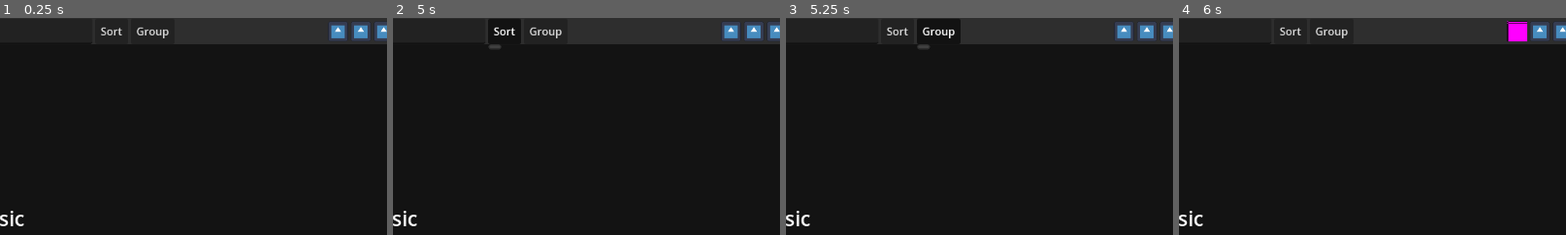
Above: before the commit, frames 1-4 (left to right).
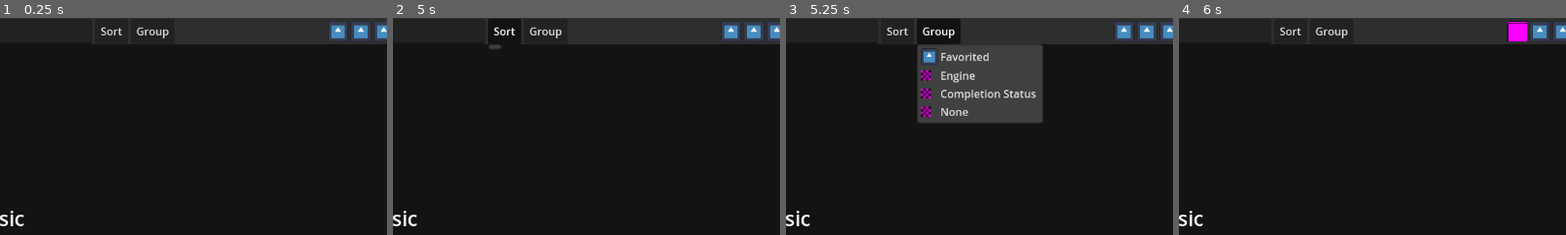
Above: after the commit, the same moments.

Repository: Do0gler/DooglerLauncherV3
Game: Godot game, scene res://scenes/MainScene.tscn
The game is run twice, just before and just after one commit, with the same random seed, the same clock (stepped at 60 frames per second) and the same inputs. The engine's default icon, where the game draws it, is replaced by a stand-in: a white triangle on a blue panel in a dark square.
Inputs (mouse positions are % of the whole screen's width and height, from its top left):
- Up to frame 1 (0.25 s): no input
- Up to frame 2 (5 s): click (39, 3) at 0.52 s; type "12" at 0.6 s; click "Install" at 1.25 s; click (91, 58) at 2 s; click (95, 58) at 2.75 s; click "Doogler Launcher" at 3.5 s; click "Sort" at 4.25 s
- Up to frame 3 (5.25 s): click "Group" at 5 s
- Up to frame 4 (6 s): click (92, 3) at 5.75 s
The pictures show only the part of the screen within x 48-98%, y 0-50%; the shares and areas given below are measured in that part.

Frames 1-2 are identical in both runs. In frame 3, 12% of the frame differs, in the area x 33-67%, y 12-49%; in frame 4, nothing differs.
Error in both runs: Cannot call method 'close' on a null value. (res://scripts/manager.gd:33)

Commit message:
Implement group button functionality

Diff:
--- /dev/null
+++ b/Scripts/UI/group_button.gd
@@ -0,0 +1,40 @@
+extends MenuButton
+
+@export var enabled_icon: Texture2D
+@export var disabled_icon: Texture2D
+
+var menu_popup: PopupMenu
+
+func _ready() -> void:
+	menu_popup = get_popup()
+
+	add_category_option("Favorited", 0)
+	add_category_option("Engine", 1)
+	add_category_option("Completion Status", 2)
+	add_category_option("None", 3)
+
+	set_enabled_icon(0)
+
+	menu_popup.index_pressed.connect(_on_item_selected)
+
+func add_category_option(label: String, id := -1) -> void:
+	menu_popup.add_item(label, id)
+	menu_popup.set_item_icon(id, enabled_icon)
+	menu_popup.set_item_icon_max_width(id, 25)
+
+func _on_item_selected(index: int) -> void:
+	match index:
+		0:
+			GameOrganizer.set_grouping("favorited")
+		1:
+			GameOrganizer.set_grouping("engine")
+		2:
+			GameOrganizer.set_grouping("status")
+		3:
+			GameOrganizer.set_grouping("none")
+	set_enabled_icon(index)
+
+func set_enabled_icon(enabled_id: int) -> void:
+	for i in range(menu_popup.item_count):
+		var icon_texture = enabled_icon if i == enabled_id else disabled_icon
+		menu_popup.set_item_icon(i, icon_texture)
--- /dev/null
+++ b/Scripts/UI/sort_button.gd
@@ -0,0 +1,5 @@
+extends MenuButton
+
+func _ready() -> void:
+	# TODO: Make this work :P
+	var menu = get_popup()
--- a/scenes/MainScene.tscn
+++ b/scenes/MainScene.tscn
@@ -12,12 +12,17 @@
 [ext_resource type="StyleBox" uid="uid://bco1ld8l1h7l8" path="res://Styles/InfoPanel.tres" id="6_4b75m"]
 [ext_resource type="PackedScene" uid="uid://o8e3ooq2lp0l" path="res://Scenes/UIElements/expandable_list.tscn" id="6_6t1o7"]
 [ext_resource type="Script" uid="uid://dak6vi2o7hwpg" path="res://Scripts/ui_manager.gd" id="7_q68mp"]
+[ext_resource type="Script" uid="uid://cqxs7b1vosjd6" path="res://Scripts/UI/sort_button.gd" id="12_5qxwa"]
 [ext_resource type="Script" uid="uid://babjhypi1by21" path="res://Scripts/UI/screenshot_viewer.gd" id="12_xb4mg"]
+[ext_resource type="Script" uid="uid://bo1n7k2kb12fl" path="res://Scripts/UI/group_button.gd" id="13_xc4hf"]
 
 [sub_resource type="StyleBoxFlat" id="StyleBoxFlat_8ju71"]
 bg_color = Color(0.07444572, 0.07444573, 0.07444569, 1)
 
 [sub_resource type="StyleBoxEmpty" id="StyleBoxEmpty_c6dvc"]
+
+[sub_resource type="PlaceholderTexture2D" id="PlaceholderTexture2D_xc4hf"]
+size = Vector2(15, 15)
 
 [sub_resource type="PlaceholderTexture2D" id="PlaceholderTexture2D_echbf"]
 size = Vector2(30, 30)
@@ -376,12 +381,16 @@
 mouse_default_cursor_shape = 2
 text = " Sort "
 flat = false
+script = ExtResource("12_5qxwa")
 
 [node name="GroupButton" type="MenuButton" parent="Titlebar/MarginContainer/LeftAlign"]
 layout_mode = 2
 mouse_default_cursor_shape = 2
 text = " Group "
 flat = false
+script = ExtResource("13_xc4hf")
+enabled_icon = ExtResource("2_q68mp")
+disabled_icon = SubResource("PlaceholderTexture2D_xc4hf")
 
 [node name="RightAlign" type="HBoxContainer" parent="Titlebar/MarginContainer"]
 layout_mode = 2
--- a/scripts/UI/launcher_button.gd
+++ b/scripts/UI/launcher_button.gd
@@ -16,6 +16,7 @@
 
 	menu.add_submenu_node_item("Settings", settings_submenu)
 
+	# Connect signals
 	menu.index_pressed.connect(_on_item_selected)
 	settings_submenu.index_pressed.connect(_on_subitem_selected)
 
Not shown, added: Scripts/UI/group_button.gd.uid
Not shown, added: Scripts/UI/sort_button.gd.uid
Not shown: 1 places in scenes/MainScene.tscn that only renumber resources
